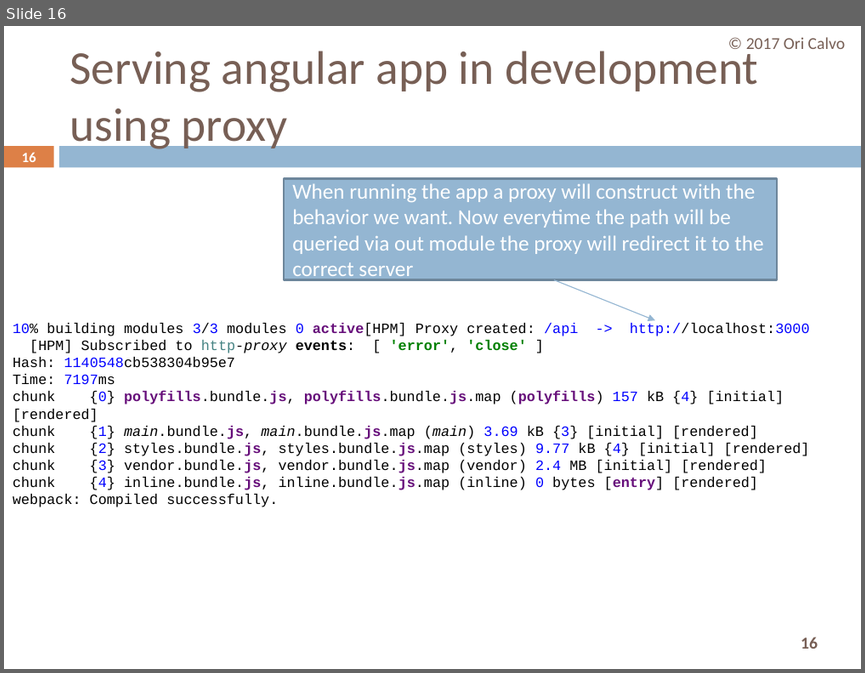
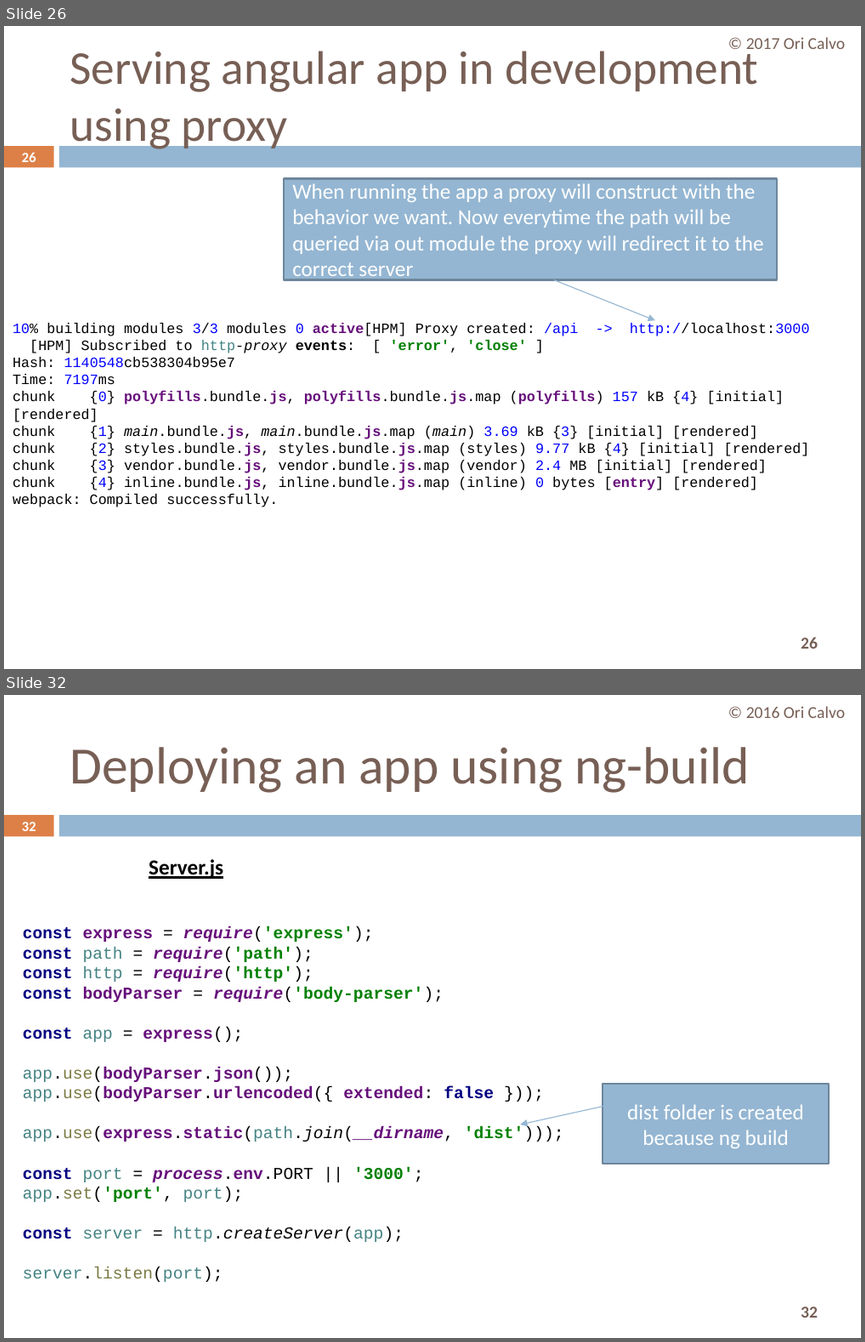
Before and after one commit to oricalvo/course-angular, a slide deck: PPTs/cli.pptx. Shown one above the other, each under a label of ours: slide 16 before the commit, slides 26 and 32 after it; the slides between them are not shown. The pictures are 865x673 and 865x1342 pixels, drawn with LibreOffice and Linux fonts; fonts in the diff are those of the drawing. Boxes give left, top, right and bottom in pixels: in the first picture for what was removed or moved away, otherwise in the second. Text is boxed around its words. In the diff, an @@ line names an element or a change of style, - is before the commit and + after.

```diff
--- a/PPTs/cli.pptx
+++ b/PPTs/cli.pptx
@@ slide 32 added at (4, 695, 861, 1338), background #FFFFFF; not listed: 3 template elements that a slide beside it also shows @@
@@ text added at (746, 706, 845, 718), 14 pt, text #775F55 @@
+© 2016 Ori Calvo
@@ title added at (69, 747, 749, 793), 44 pt, text #775F55 @@
+Deploying an app using ng-build
@@ page number added at (22, 822, 36, 831), 11.9 pt, text #FFFFFF, bold @@
+32
@@ text added at (148, 859, 223, 879), 18 pt, text #000000, bold, underline @@
+Server.js
@@ text added at (23, 926, 564, 1281), 14 pt, text #660E7A, bold @@
+const express = require('express');
+const path = require('path');
+const http = require('http');
+const bodyParser = require('body-parser');
+const app = express();
+app.use(bodyParser.json());
+app.use(bodyParser.urlencoded({ extended: false }));
+app.use(express.static(path.join(__dirname, 'dist')));
+const port = process.env.PORT || '3000';
+app.set('port', port);
+const server = http.createServer(app);
+server.listen(port);
@@ arrow added from (621, 1102) to (520, 1124), #94B6D2 0.79 pt @@
@@ rectangle added at (603, 1084, 829, 1163), fill #94B6D2, outline #6D879B 1.5 pt, 18 pt, text #FFFFFF @@
+dist folder is created because ng build
@@ what was slide 16 is now slide 26 @@
@@ page number at (22, 152, 36, 162): text changed @@
-16
+26
@@ page number at (800, 636, 817, 648): text changed @@
-16
+26
```
Also in this commit, not shown: 17 slides changed, 12 other slides added, 1 slide removed.
